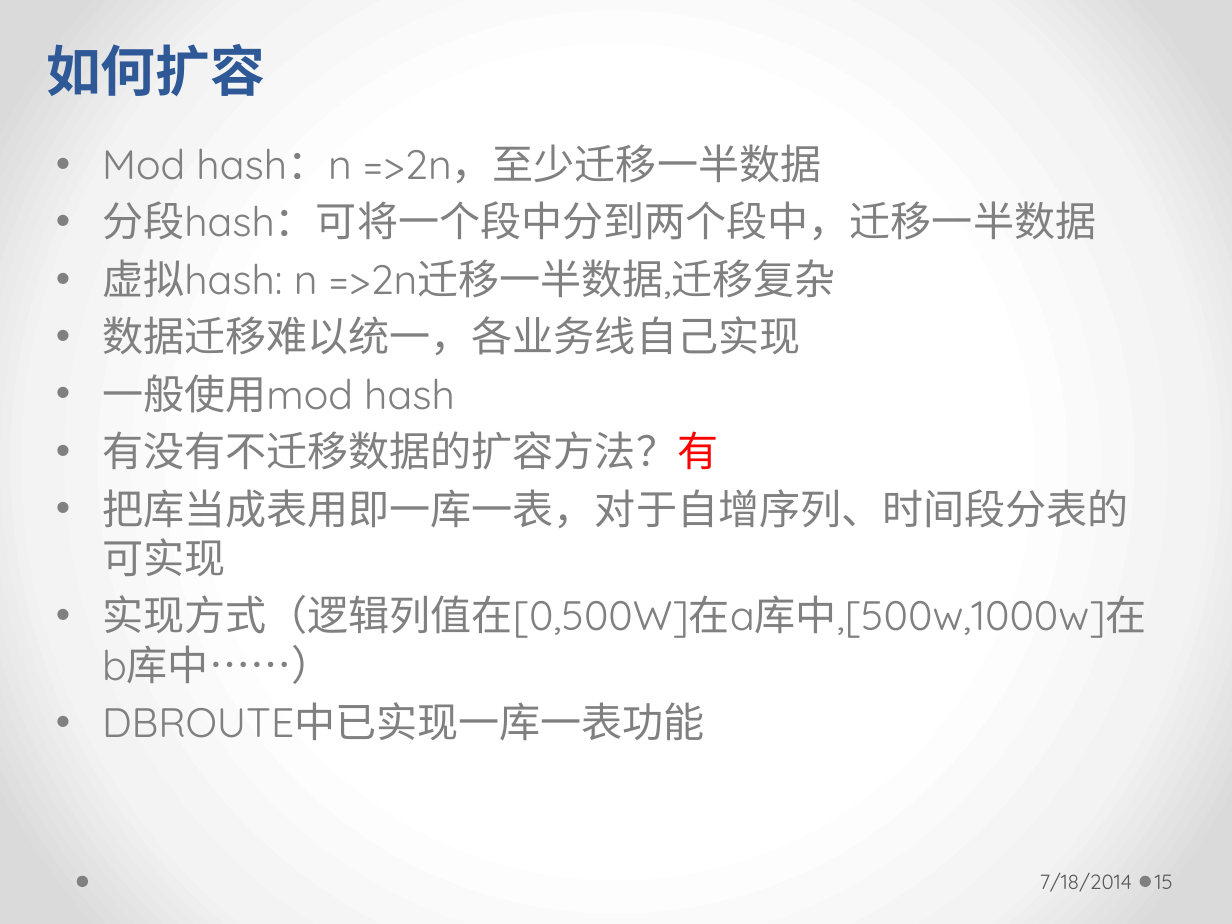
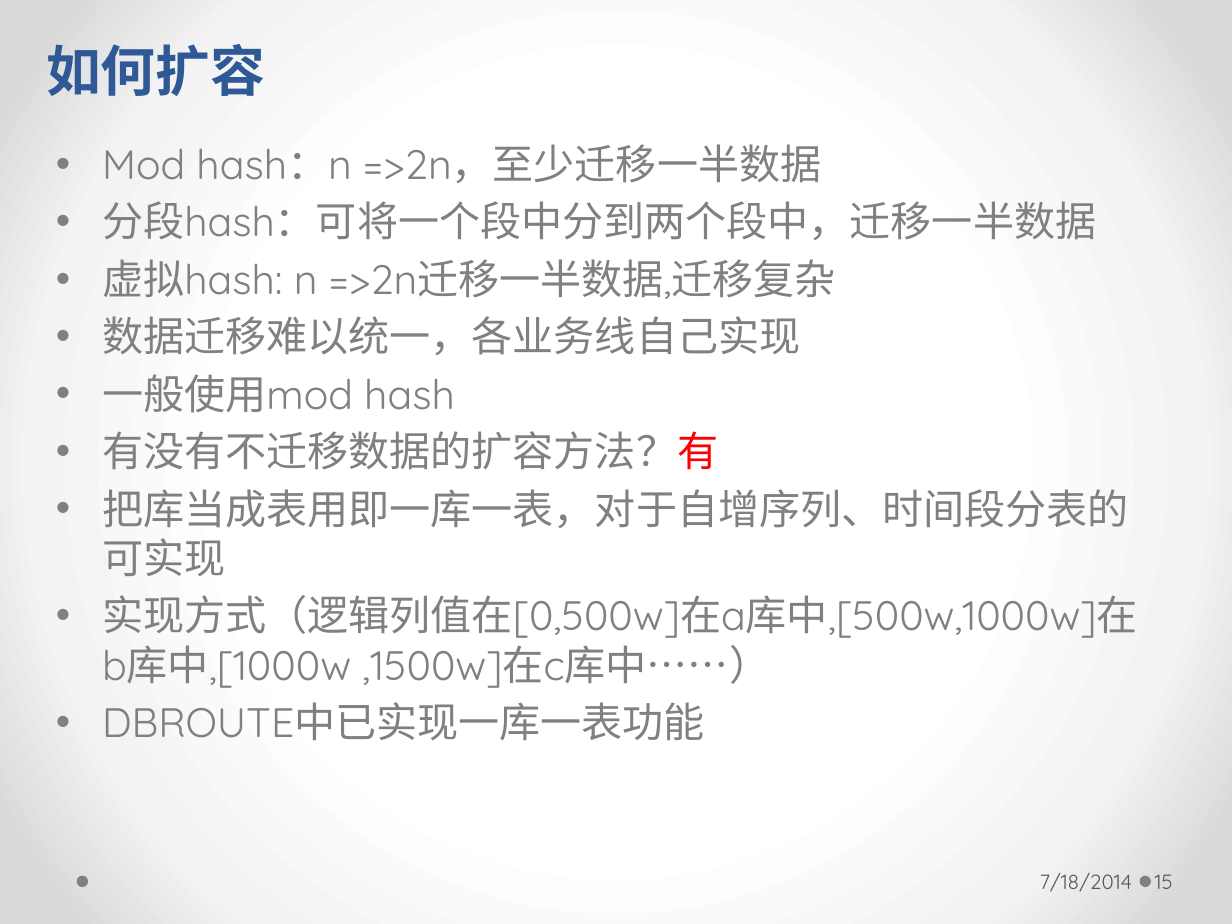
Before and after one commit to longhaisheng/dbroute, a slide deck: slide 15 of dbroute.pptx. Drawn at 1232x924 pixels with LibreOffice and Linux fonts; fonts in the diff are those of the drawing. Boxes give left, top, right and bottom in pixels: in the first picture for what was removed or moved away, otherwise in the second. Text is boxed around its words. In the diff, an @@ line names an element or a change of style, - is before the commit and + after.

```diff
--- a/dbroute.pptx
+++ b/dbroute.pptx
@@ text at [102, 595, 1138, 688]: text changed @@
-• 实现方式（逻辑列值在[0,500W]在a库中,[500w,1000w]在b库中……）
+• 实现方式（逻辑列值在[0,500w]在a库中,[500w,1000w]在b库中,[1000w ,1500w]在c库中……）
```
Also in this commit, not shown: 4 other slides changed.
